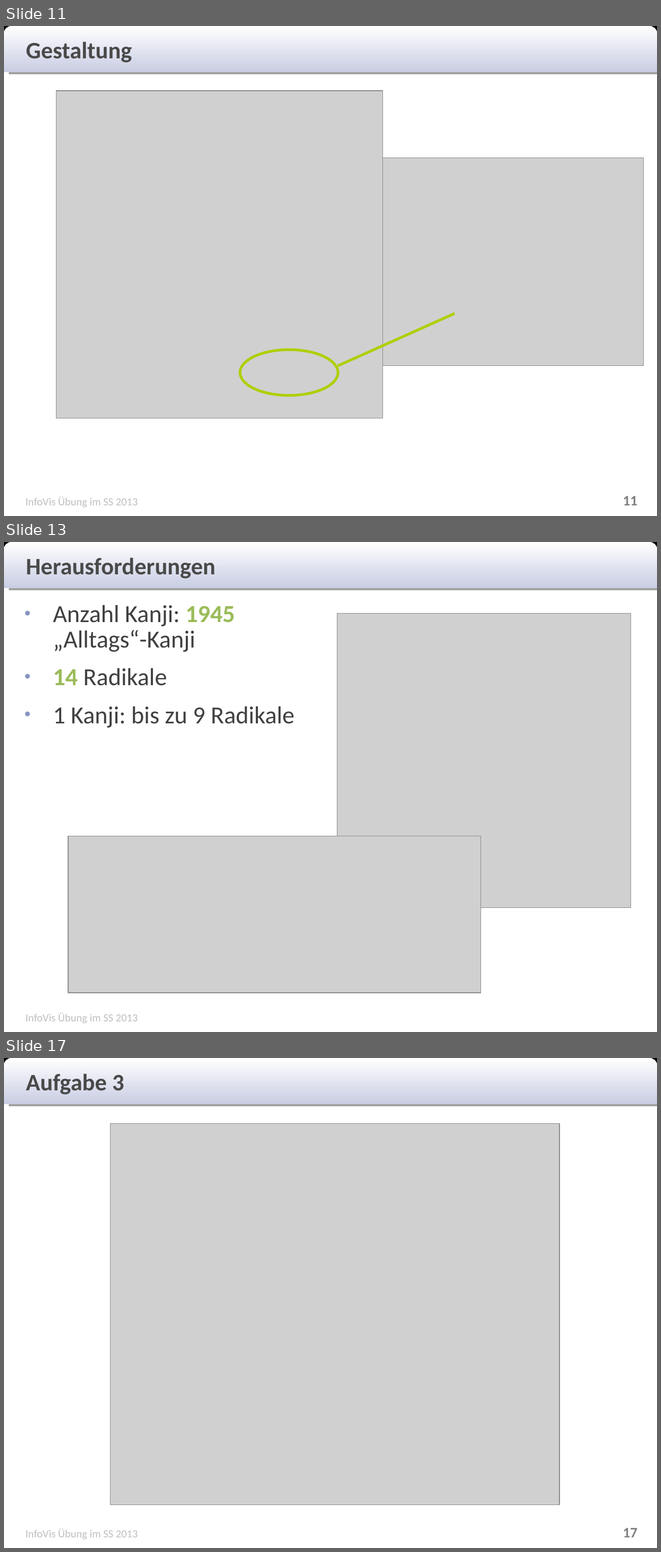
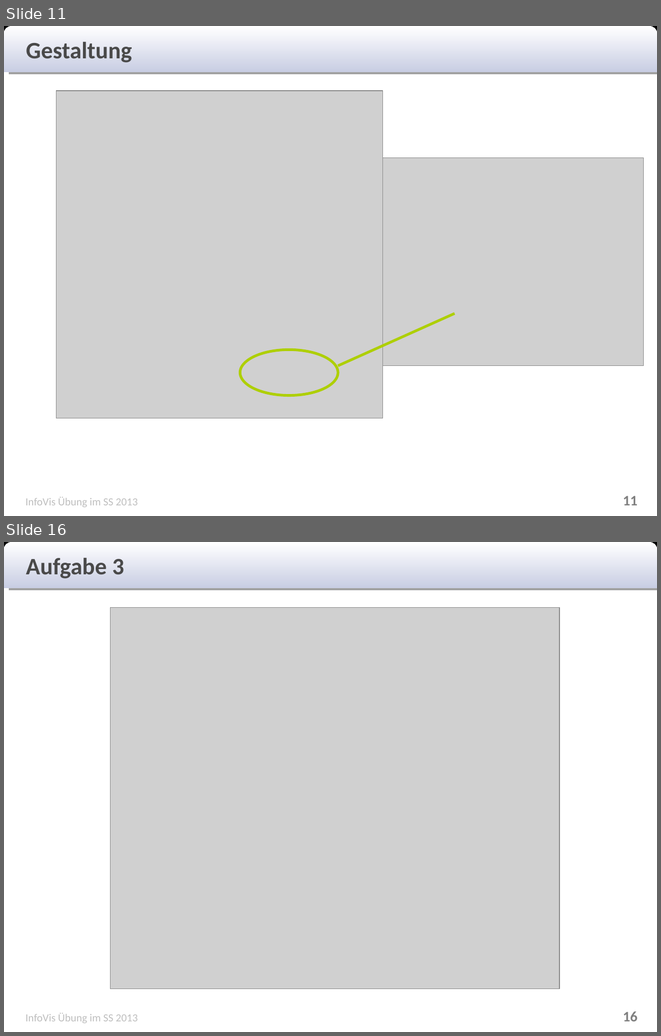
Before and after one commit to Rajikarubijua/bushumappu, a slide deck: presentation/zwischenpräsentation.odp. Shown one above the other, each under a label of ours: slides 11, 13 and 17 before the commit, slides 11 and 16 after it; the slides between them are not shown. The pictures are 661x1552 and 661x1036 pixels, drawn with LibreOffice and Linux fonts; fonts in the diff are those of the drawing; grey boxes stand for pictures. Boxes give left, top, right and bottom in pixels: in the first picture for what was removed or moved away, otherwise in the second. Text is boxed around its words. In the diff, an @@ line names an element or a change of style, - is before the commit and + after.

```diff
--- a/presentation/zwischenpräsentation.odp
+++ b/presentation/zwischenpräsentation.odp
@@ slide 13 removed at <box>4,542,657,1032</box>, background #FFFFFF; not listed: 3 template elements that a slide beside it also shows @@
@@ text removed at <box>26,558,215,579</box> @@
-Herausforderungen
@@ text removed at <box>53,605,294,728</box> @@
-● Anzahl Kanji: 1945 „Alltags“-Kanji
-● 14 Radikale
-● 1 Kanji: bis zu 9 Radikale
@@ picture removed at <box>337,613,631,908</box> @@
@@ picture removed at <box>68,836,480,992</box> @@
@@ what was slide 17 is now slide 16 @@
@@ page number at <box>623,1011,638,1021</box>: text changed @@
-17
+16
```
Also in this commit, not shown: 3 slides changed, 1 slide added, 1 other slide removed.
